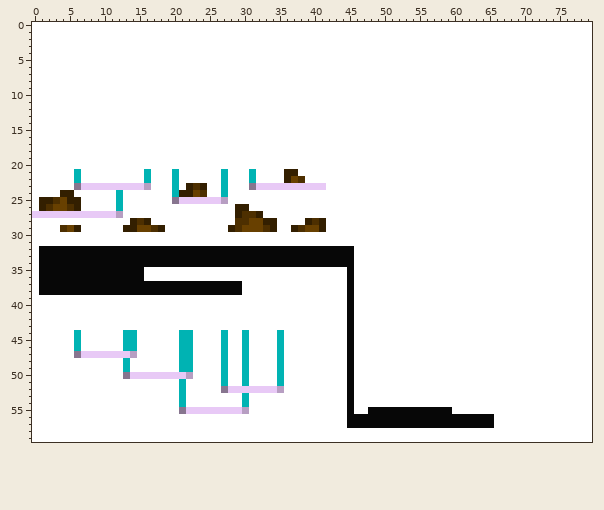
A sprite sheet gets an edit: source/level_data/layouts/level3/layer1.png. Above: the version before the commit.
The file is 80x60 pixels.
New version:
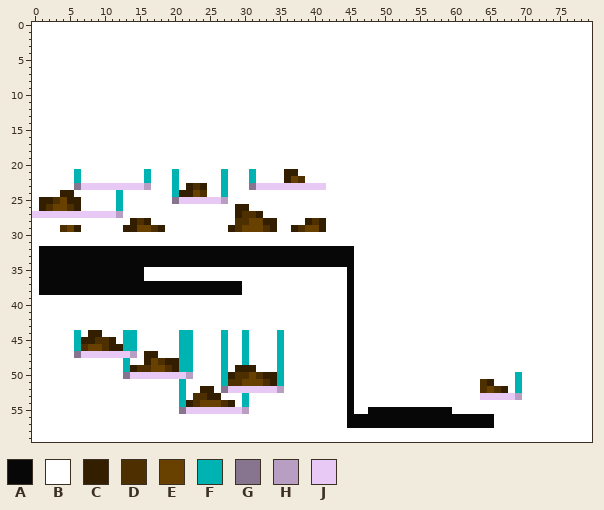
Palette (. is transparent): A #070707  B #ffffff  C #331f00  D #4d2f00  E #684000  F #00b3b3  G #87758f  H #b79ec2  J #e8c9f6
The edit:
y 44: x 8..9 BB -> CC
y 45: x 7..11 BBBBB -> CCDDC
y 46: x 7..12 BBBBBB -> DEEDCC
y 47: x 16..17 BB -> CC
y 48: x 16..20 BBBBB -> CEDCC
y 49: x 14..20 BBBBBBB -> CDDEEDC; x 29..31 BFB -> CCC
y 50: x 28..34 BBFBBBB -> CDDEDCC; x 69 B -> F
y 51: x 28..34 BBFBBBB -> DDEEEDC; x 64..65 BB -> DC; x 69 B -> F
y 52: x 24..25 BB -> CC; x 64..67 BBBB -> DEDC; x 69 B -> F
y 53: x 23..26 BBBB -> DDCC; x 64..69 BBBBBB -> JJJJJH
y 54: x 22..28 BBBBBBB -> CDEEEDC
Boxes around the changes in both pictures, in picture pixels (x1, y1, x2, y2):
changed: (81, 330, 277, 407)
changed: (480, 372, 522, 400)
